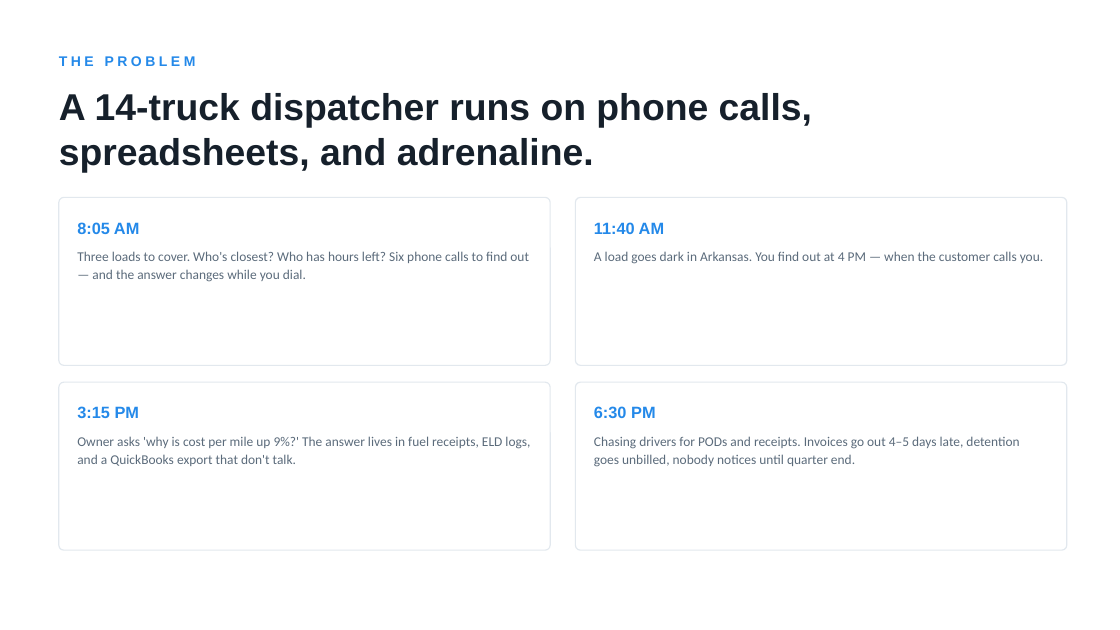
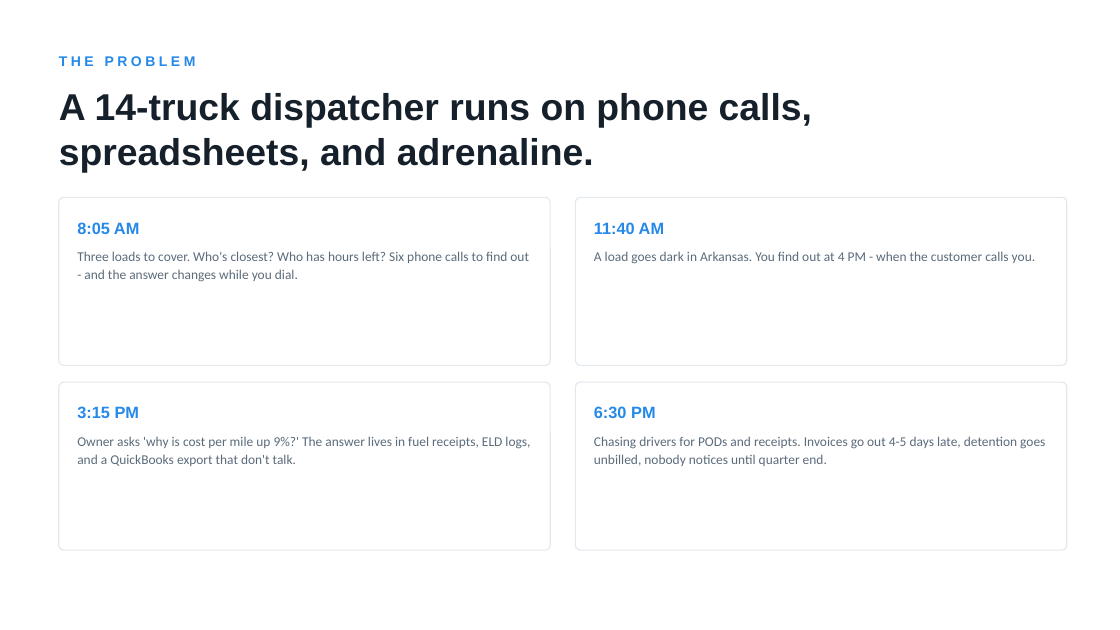
Before and after one commit to asing508/TruckerPath, a slide deck: slide 2 of docs/Fleet-Copilot-Deck.pptx. Drawn at 1120x630 pixels with LibreOffice and Linux fonts; fonts in the diff are those of the drawing. Boxes give left, top, right and bottom in pixels: in the first picture for what was removed or moved away, otherwise in the second. Text is boxed around its words. In the diff, an @@ line names an element or a change of style, - is before the commit and + after.

```diff
--- a/docs/Fleet-Copilot-Deck.pptx
+++ b/docs/Fleet-Copilot-Deck.pptx
@@ text at [77, 251, 529, 282]: text changed @@
-Three loads to cover. Who's closest? Who has hours left? Six phone calls to find out — and the answer changes while you dial.
+Three loads to cover. Who's closest? Who has hours left? Six phone calls to find out - and the answer changes while you dial.
@@ text at [594, 251, 1035, 264]: text changed @@
-A load goes dark in Arkansas. You find out at 4 PM — when the customer calls you.
+A load goes dark in Arkansas. You find out at 4 PM - when the customer calls you.
@@ text at [594, 436, 1045, 466]: text changed @@
-Chasing drivers for PODs and receipts. Invoices go out 4–5 days late, detention goes unbilled, nobody notices until quarter end.
+Chasing drivers for PODs and receipts. Invoices go out 4-5 days late, detention goes unbilled, nobody notices until quarter end.
```
Also in this commit, not shown: 8 other slides changed, 2 other files.
